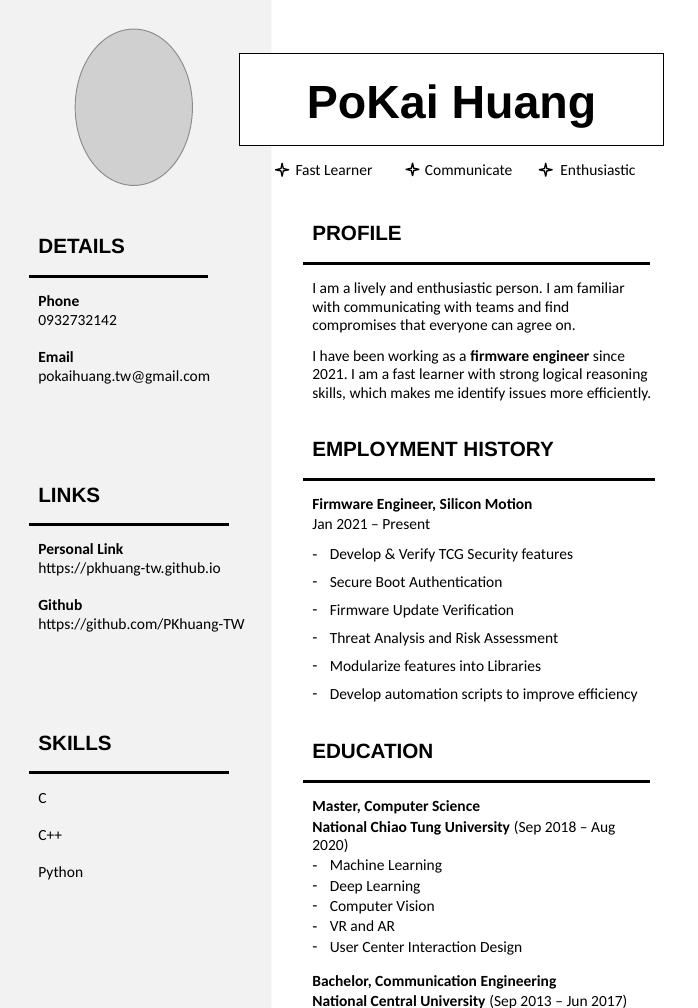
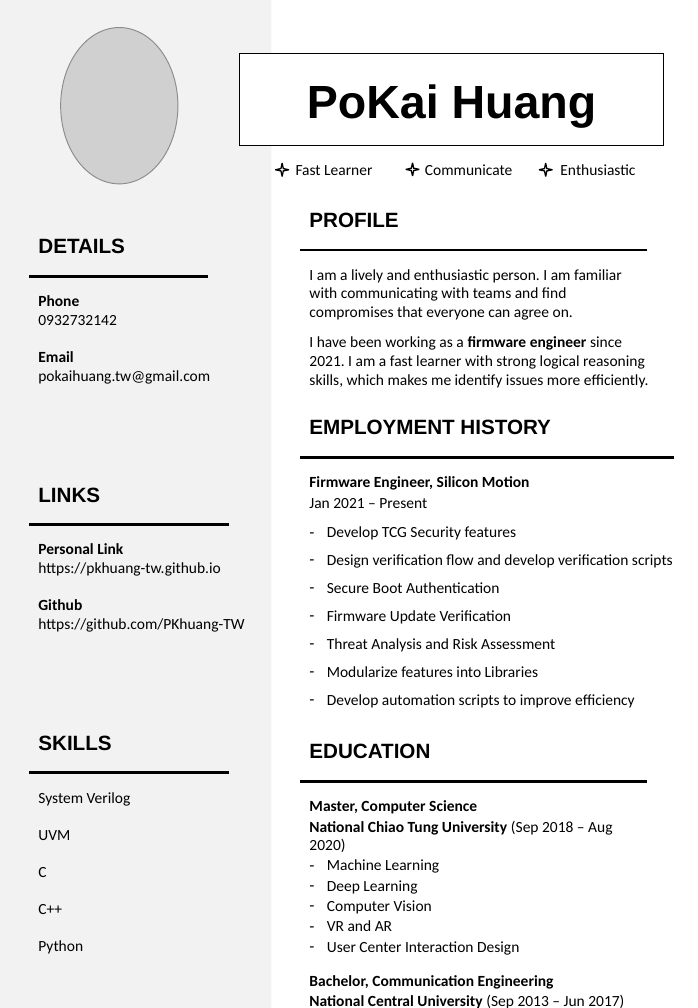
Before and after one commit to PKhuang-TW/PKhuang-TW.github.io, a slide deck: slide 1 of attaches/PKHuang_Resume.pptx. Drawn at 698x1008 pixels with LibreOffice and Linux fonts; fonts in the diff are those of the drawing; grey boxes stand for pictures. Boxes give left, top, right and bottom in pixels: in the first picture for what was removed or moved away, otherwise in the second. Text is boxed around its words. In the diff, an @@ line names an element or a change of style, - is before the commit and + after.

```diff
--- a/attaches/PKHuang_Resume.pptx
+++ b/attaches/PKHuang_Resume.pptx
@@ picture: place and size @@
-picture at <box>75,29,193,185</box>
+picture at <box>60,28,178,184</box>
@@ 2 texts, 1 line: place and size @@
-2 texts, 1 line at <box>303,225,652,401</box>
+2 texts, 1 line at <box>301,212,649,388</box>
@@ text "EMPLOYMENT HISTORY": place and size @@
-text "EMPLOYMENT HISTORY" at <box>312,441,553,457</box>
+text "EMPLOYMENT HISTORY" at <box>309,419,550,435</box>
@@ text "Firmware Engineer, Silicon Motion": place and size @@
-text "Firmware Engineer, Silicon Motion" at <box>312,498,638,702</box>
+text "Firmware Engineer, Silicon Motion" at <box>309,476,673,708</box>
@@ line moved from (303, 479) - (654, 479) to (301, 458) - (674, 458) @@
@@ text at <box>327,526,673,568</box>: text changed @@
-– Develop & Verify TCG Security features
+– Develop TCG Security features
+– Design verification flow and develop verification scripts
@@ text at <box>38,792,131,840</box>: paragraphs added @@
+System Verilog
+UVM
@@ line moved from (303, 782) - (651, 782) to (301, 782) - (647, 782) @@
```
Also in this commit, not shown: 1 other file.
